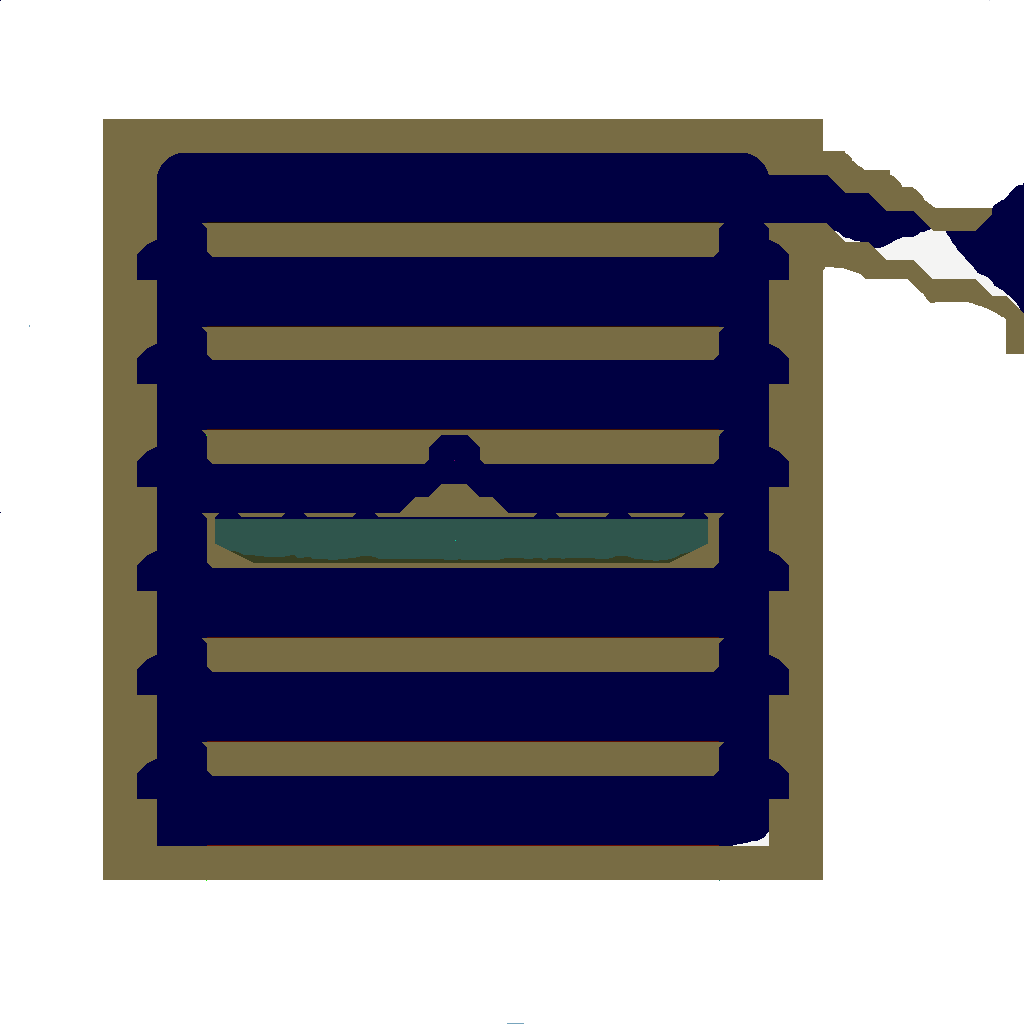
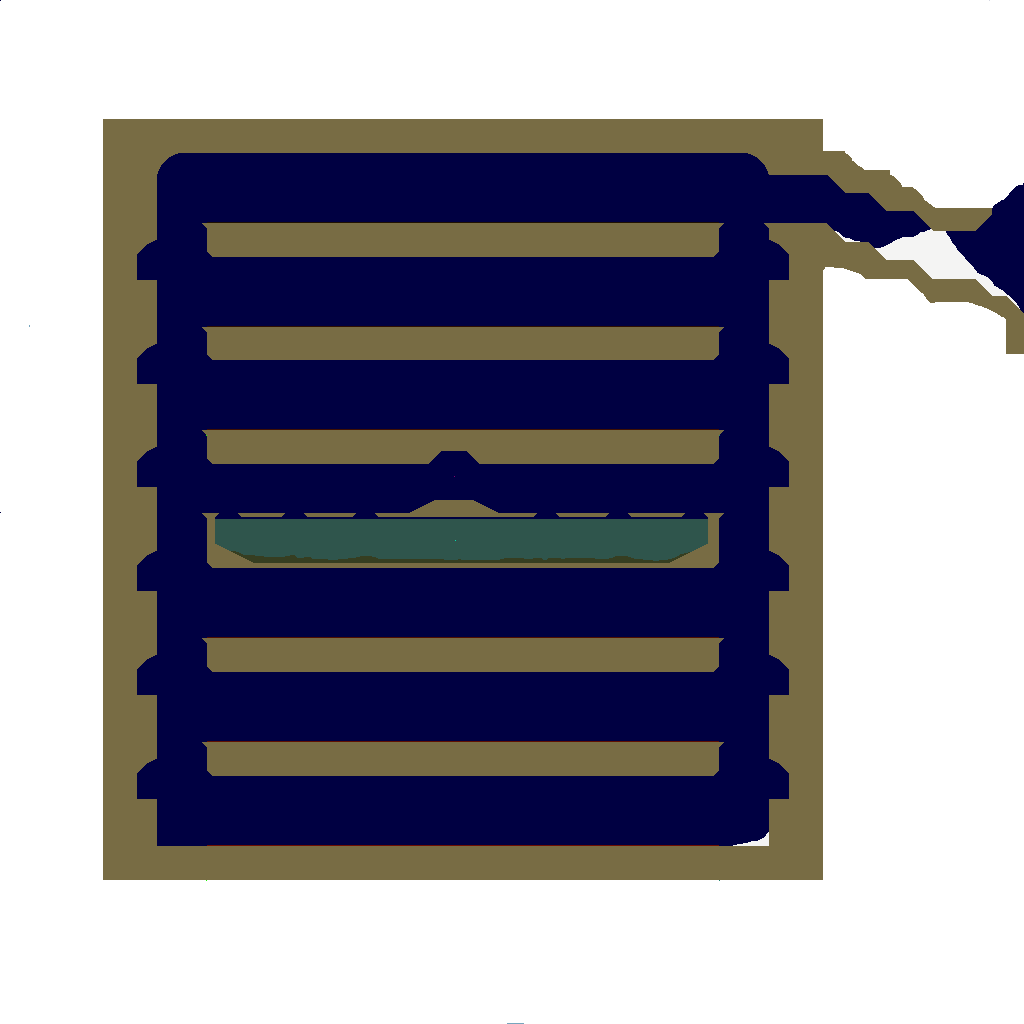
The second w=1024, h=1024 image is a revision of the first. Changes to its layers:
painted on "Layer copy" over (400, 435, 508, 513)
